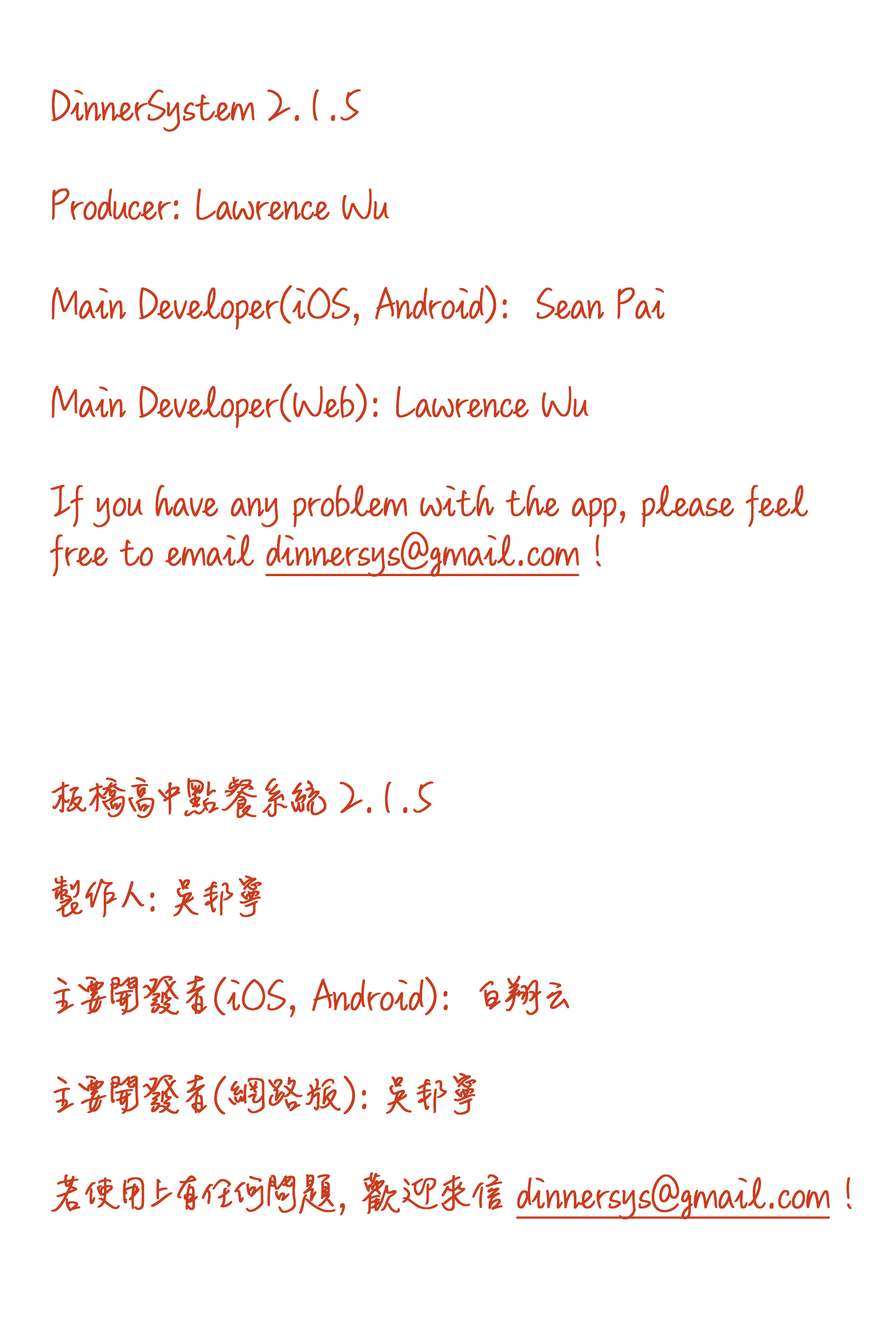
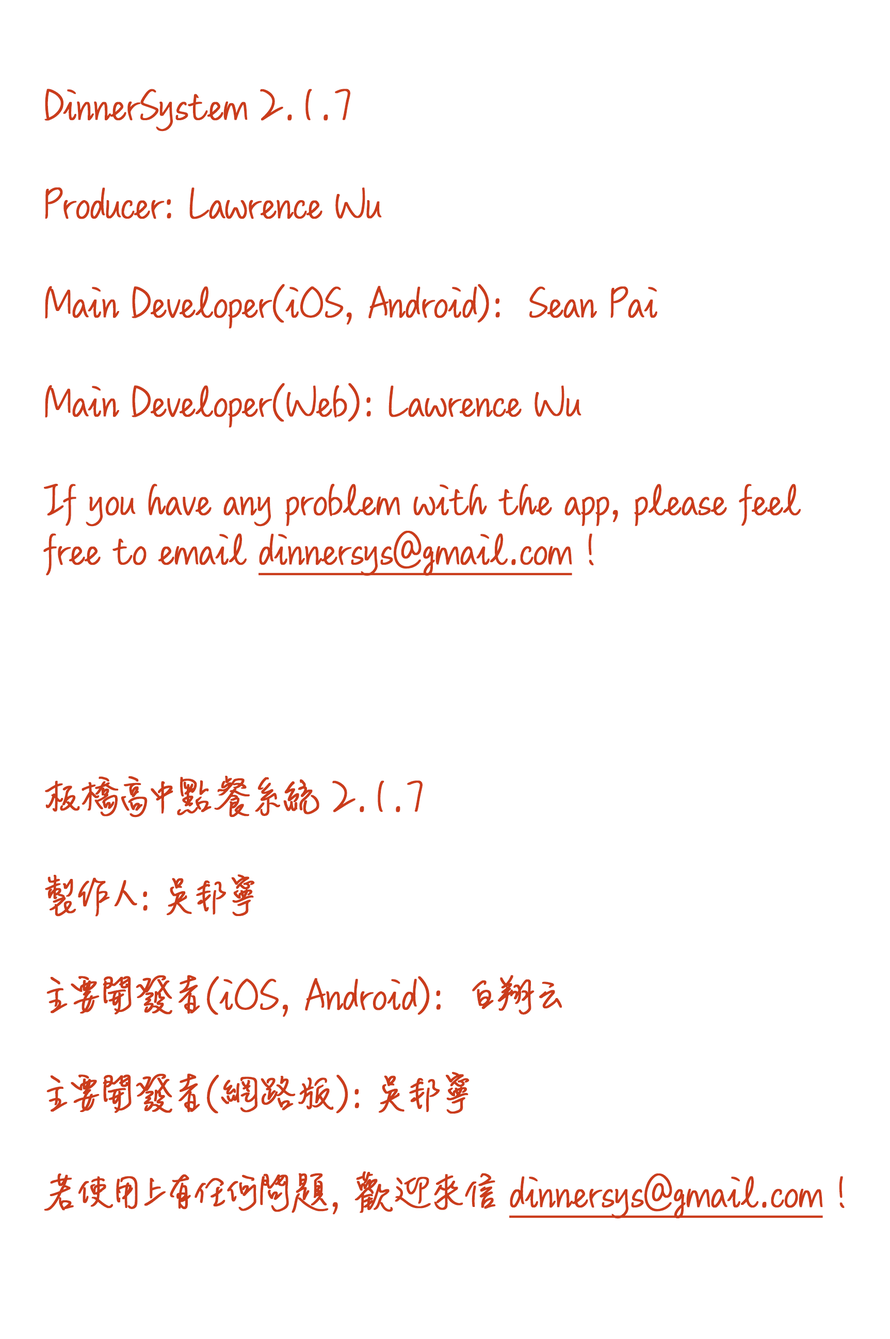
Comparing the layer stacks of the two 890px x 1339px images. Changes:
renamed "DinnerSystem 2.1.5 Producer: Lawrence Wu Main Developer(iOS," to "DinnerSystem 2.1.7 Producer: Lawrence Wu Main Developer(iOS,", painted on it over bbox(43, 88, 852, 1220)
